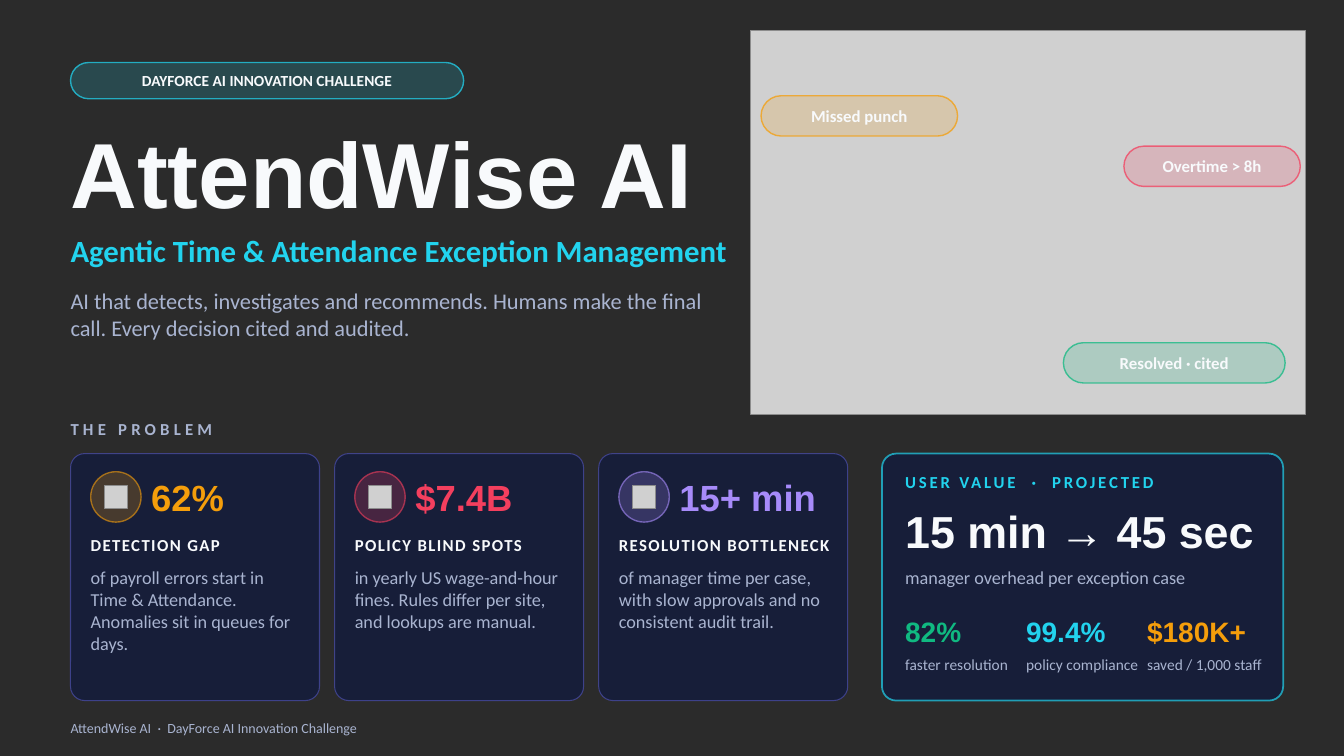
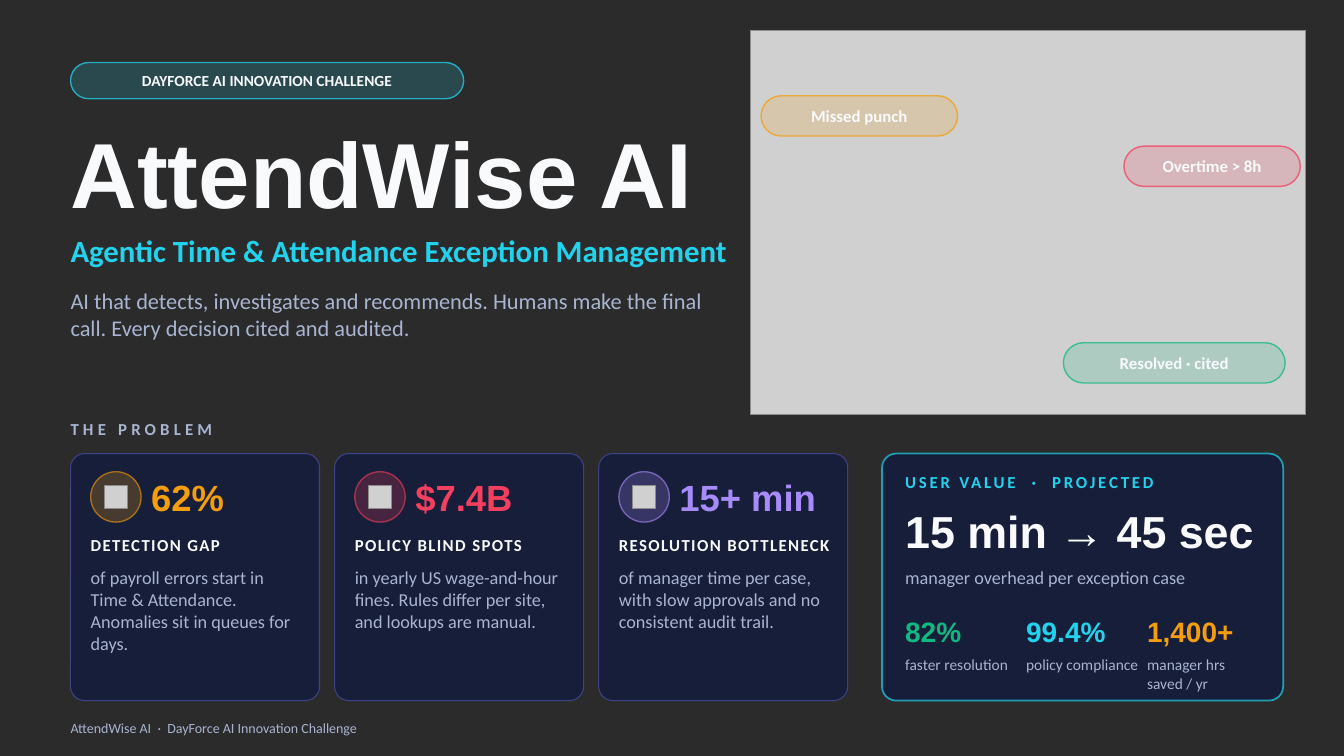
Before and after one commit to Anikesh994/DayForce, a slide deck: slide 1 of AttendWise_AI_Final_Presentation.pptx. Drawn at 1344x756 pixels with LibreOffice and Linux fonts; fonts in the diff are those of the drawing; grey boxes stand for pictures; background and template pictures are left out; a plain dark background stands for a picture behind light text. Boxes give left, top, right and bottom in pixels: in the first picture for what was removed or moved away, otherwise in the second. Text is boxed around its words. In the diff, an @@ line names an element or a change of style, - is before the commit and + after.

Commit message:
Update final presentation PPTX

```diff
--- a/AttendWise_AI_Final_Presentation.pptx
+++ b/AttendWise_AI_Final_Presentation.pptx
@@ text at (1147, 622, 1233, 647): text changed @@
-$180K+
+1,400+
@@ text at (1147, 659, 1225, 692): text changed @@
-saved / 1,000 staff
+manager hrs saved / yr
```
Also in this commit, not shown: 2 other slides changed.
